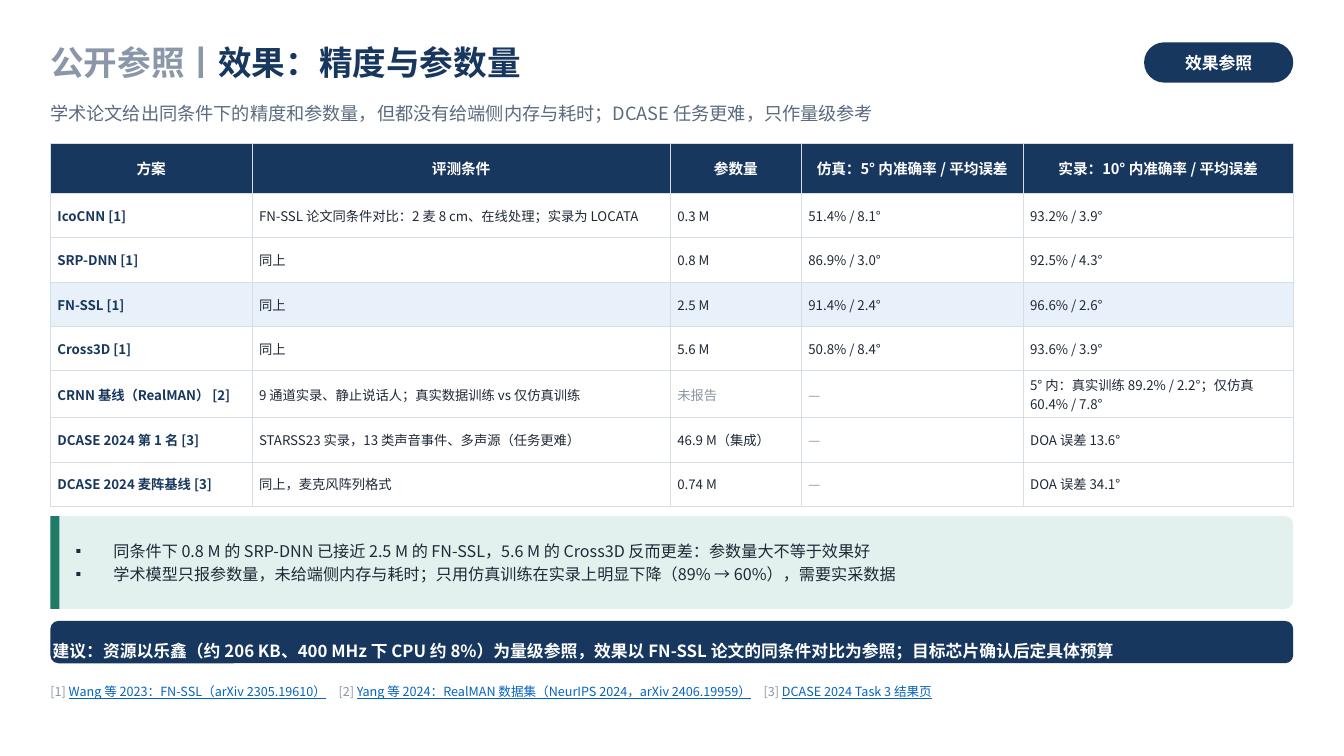
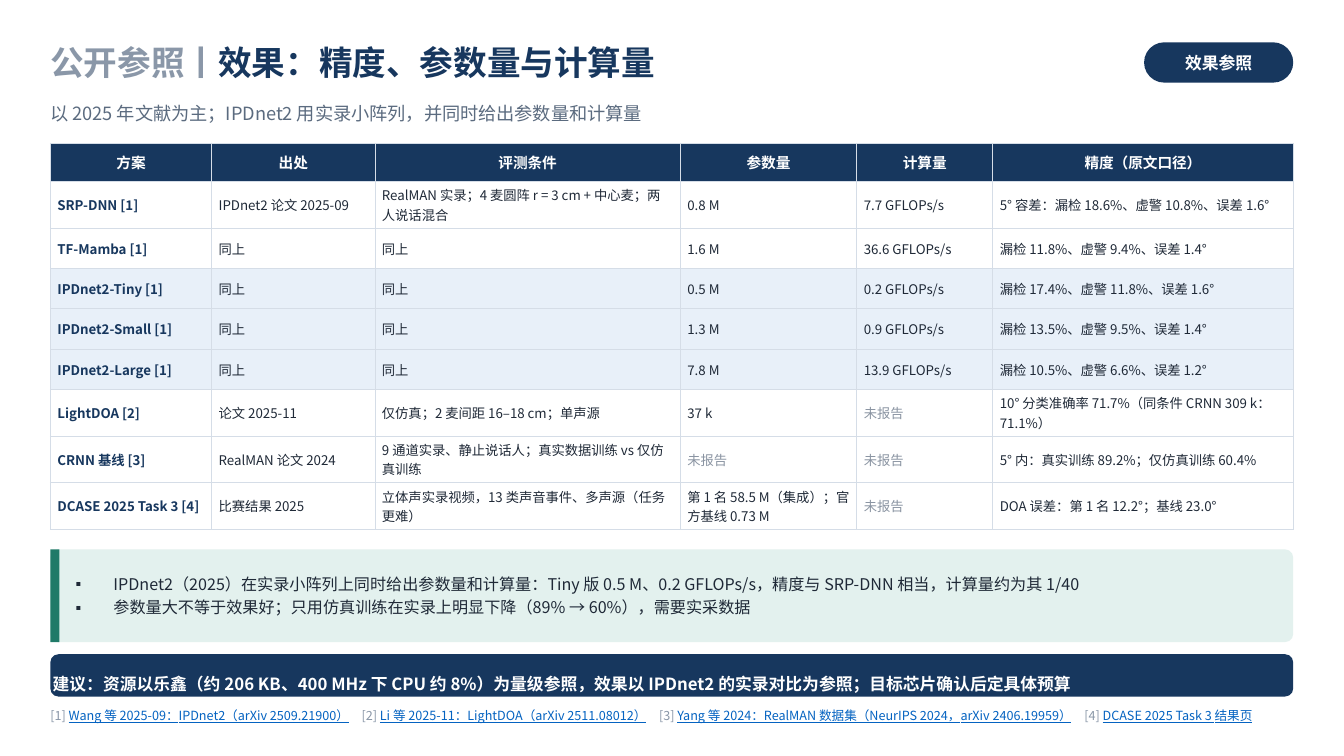
Before and after one commit to ZeroFoxxi/ssl-scene1, a slide deck: slide 2 of 公开参照方案汇总.pptx. Drawn at 1344x756 pixels with LibreOffice and Linux fonts; fonts in the diff are those of the drawing. Boxes give left, top, right and bottom in pixels: in the first picture for what was removed or moved away, otherwise in the second. Text is boxed around its words. In the diff, an @@ line names an element or a change of style, - is before the commit and + after.

```diff
--- a/公开参照方案汇总.pptx
+++ b/公开参照方案汇总.pptx
@@ text at box(50, 46, 655, 78): text changed @@
-公开参照丨效果：精度与参数量
+公开参照丨效果：精度、参数量与计算量
@@ text at box(50, 104, 642, 123): text changed @@
-学术论文给出同条件下的精度和参数量，但都没有给端侧内存与耗时；DCASE 任务更难，只作量级参考
+以 2025 年文献为主；IPDnet2 用实录小阵列，并同时给出参数量和计算量
@@ table at box(50, 143, 1294, 526) @@
-方案 | 评测条件 | 参数量 | 仿真：5° 内准确率 / 平均误差 | 实录：10° 内准确率 / 平均误差
-IcoCNN [1] | FN-SSL 论文同条件对比：2 麦 8 cm、在线处理；实录为 LOCATA | 0.3 M | 51.4% / 8.1° | 93.2% / 3.9°
-SRP-DNN [1] | 同上 | 0.8 M | 86.9% / 3.0° | 92.5% / 4.3°
-FN-SSL [1] | 同上 | 2.5 M | 91.4% / 2.4° | 96.6% / 2.6°
-Cross3D [1] | 同上 | 5.6 M | 50.8% / 8.4° | 93.6% / 3.9°
-CRNN 基线（RealMAN） [2] | 9 通道实录、静止说话人；真实数据训练 vs 仅仿真训练 | 未报告 | — | 5° 内：真实训练 89.2% / 2.2°；仅仿真 60.4% / 7.8°
-DCASE 2024 第 1 名 [3] | STARSS23 实录，13 类声音事件、多声源（任务更难） | 46.9 M（集成） | — | DOA 误差 13.6°
-DCASE 2024 麦阵基线 [3] | 同上，麦克风阵列格式 | 0.74 M | — | DOA 误差 34.1°
+方案 | 出处 | 评测条件 | 参数量 | 计算量 | 精度（原文口径）
+SRP-DNN [1] | IPDnet2 论文 2025-09 | RealMAN 实录；4 麦圆阵 r = 3 cm + 中心麦；两人说话混合 | 0.8 M | 7.7 GFLOPs/s | 5° 容差：漏检 18.6%、虚警 10.8%、误差 1.6°
+TF-Mamba [1] | 同上 | 同上 | 1.6 M | 36.6 GFLOPs/s | 漏检 11.8%、虚警 9.4%、误差 1.4°
+IPDnet2-Tiny [1] | 同上 | 同上 | 0.5 M | 0.2 GFLOPs/s | 漏检 17.4%、虚警 11.8%、误差 1.6°
+IPDnet2-Small [1] | 同上 | 同上 | 1.3 M | 0.9 GFLOPs/s | 漏检 13.5%、虚警 9.5%、误差 1.4°
+IPDnet2-Large [1] | 同上 | 同上 | 7.8 M | 13.9 GFLOPs/s | 漏检 10.5%、虚警 6.6%、误差 1.2°
+LightDOA [2] | 论文 2025-11 | 仅仿真；2 麦间距 16–18 cm；单声源 | 37 k | 未报告 | 10° 分类准确率 71.7%（同条件 CRNN 309 k：71.1%）
+CRNN 基线 [3] | RealMAN 论文 2024 | 9 通道实录、静止说话人；真实数据训练 vs 仅仿真训练 | 未报告 | 未报告 | 5° 内：真实训练 89.2%；仅仿真训练 60.4%
+DCASE 2025 Task 3 [4] | 比赛结果 2025 | 立体声实录视频，13 类声音事件、多声源（任务更难） | 第 1 名 58.5 M（集成）；官方基线 0.73 M | 未报告 | DOA 误差：第 1 名 12.2°；基线 23.0°
@@ 2 rounded rectangles, 1 rectangle: place and size @@
-2 rounded rectangles, 1 rectangle at box(50, 516, 1294, 663)
+2 rounded rectangles, 1 rectangle at box(50, 549, 1294, 697)
@@ text at box(113, 576, 1079, 616): text changed @@
-▪ 同条件下 0.8 M 的 SRP-DNN 已接近 2.5 M 的 FN-SSL，5.6 M 的 Cross3D 反而更差：参数量大不等于效果好
-▪ 学术模型只报参数量，未给端侧内存与耗时；只用仿真训练在实录上明显下降（89% → 60%），需要实采数据
+▪ IPDnet2（2025）在实录小阵列上同时给出参数量和计算量：Tiny 版 0.5 M、0.2 GFLOPs/s，精度与 SRP-DNN 相当，计算量约为其 1/40
+▪ 参数量大不等于效果好；只用仿真训练在实录上明显下降（89% → 60%），需要实采数据
@@ text in rounded rectangle at box(53, 675, 1070, 695): text changed @@
-建议：资源以乐鑫（约 206 KB、400 MHz 下 CPU 约 8%）为量级参照，效果以 FN-SSL 论文的同条件对比为参照；目标芯片确认后定具体预算
+建议：资源以乐鑫（约 206 KB、400 MHz 下 CPU 约 8%）为量级参照，效果以 IPDnet2 的实录对比为参照；目标芯片确认后定具体预算
@@ text at box(50, 709, 1253, 723): text changed @@
-[1] Wang 等 2023：FN-SSL（arXiv 2305.19610） [2] Yang 等 2024：RealMAN 数据集（NeurIPS 2024，arXiv 2406.19959） [3] DCASE 2024 Task 3 结果页
+[1] Wang 等 2025-09：IPDnet2（arXiv 2509.21900） [2] Li 等 2025-11：LightDOA（arXiv 2511.08012） [3] Yang 等 2024：RealMAN 数据集（NeurIPS 2024，arXiv 2406.19959） [4] DCASE 2025 Task 3 结果页
```
Also in this commit, not shown: 1 other slide changed, 9 other files.
